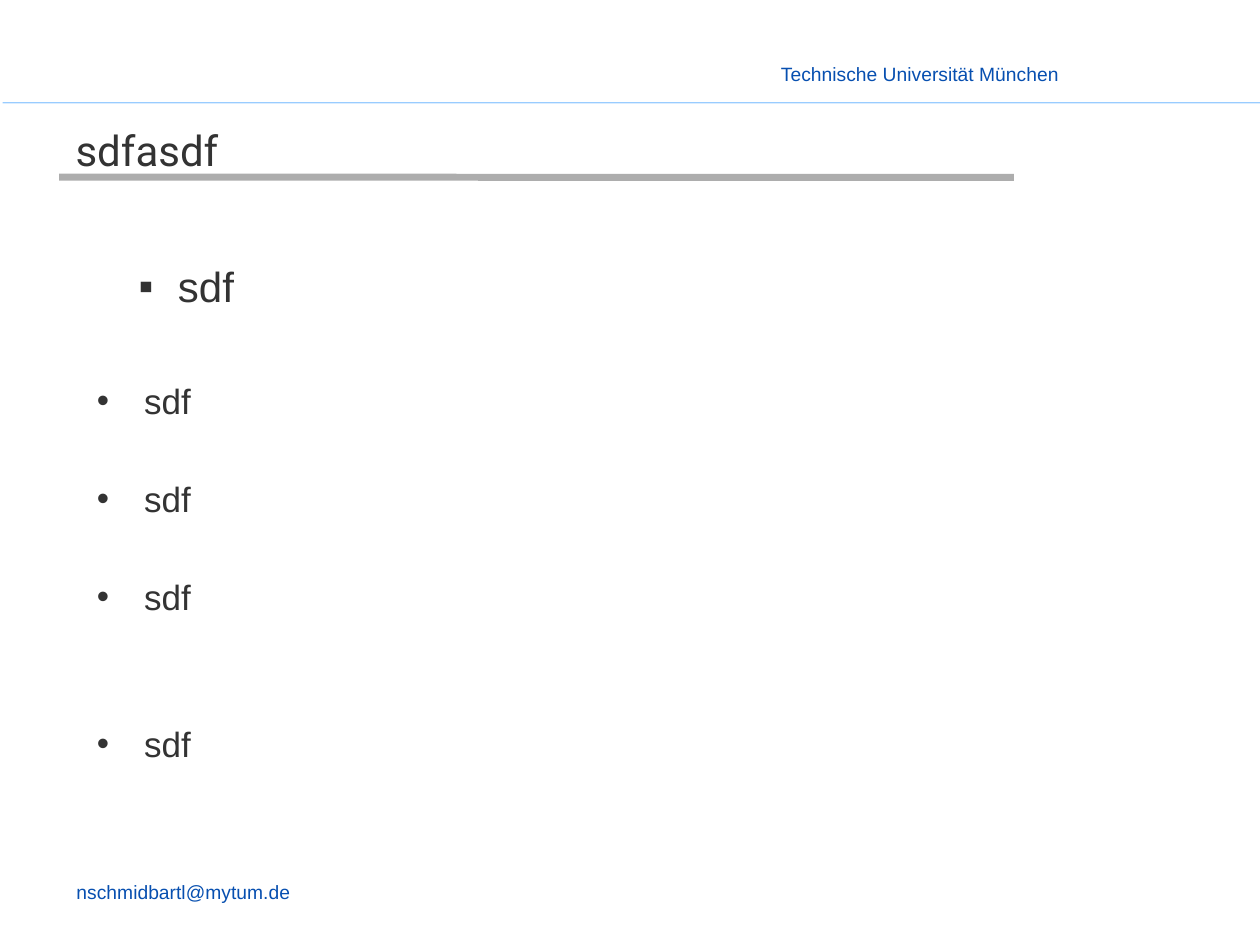
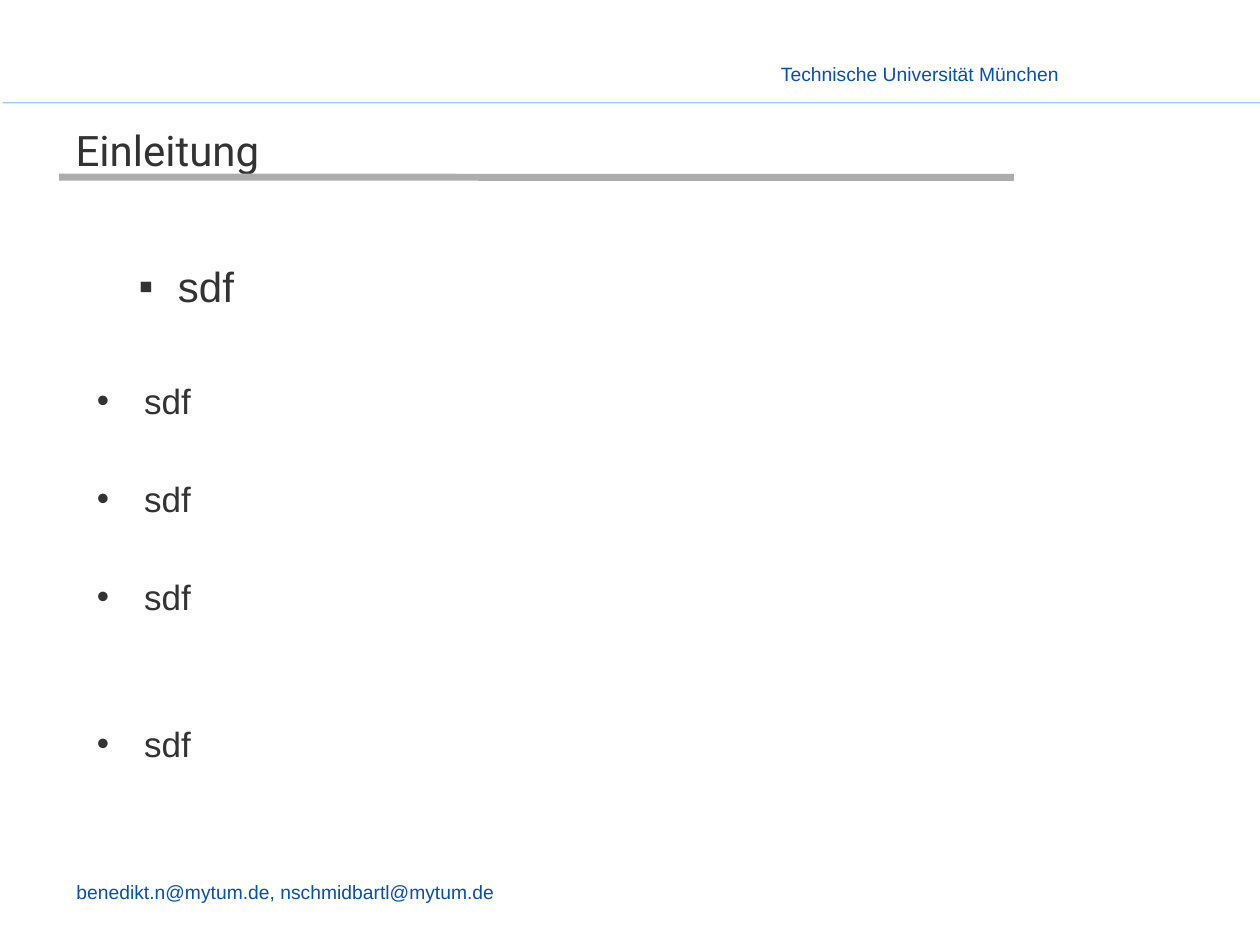
Before and after one commit to enjayes/logistikapp, a slide deck: slide 3 of Präsentation/Presentation - Benjo.pptx. Drawn at 1260x945 pixels with LibreOffice and Linux fonts; fonts in the diff are those of the drawing; background and template pictures are left out. Boxes give left, top, right and bottom in pixels: in the first picture for what was removed or moved away, otherwise in the second. Text is boxed around its words. In the diff, an @@ line names an element or a change of style, - is before the commit and + after.

```diff
--- a/Präsentation/Presentation - Benjo.pptx
+++ b/Präsentation/Presentation - Benjo.pptx
@@ title at [76,134,260,176]: text changed @@
-sdfasdf
+Einleitung
@@ text at [76,885,494,903]: text changed @@
-nschmidbartl@mytum.de
+benedikt.n@mytum.de, nschmidbartl@mytum.de
```
Also in this commit, not shown: 1 other slide changed, 2 slides added, 2 slides removed, 2 other files.
